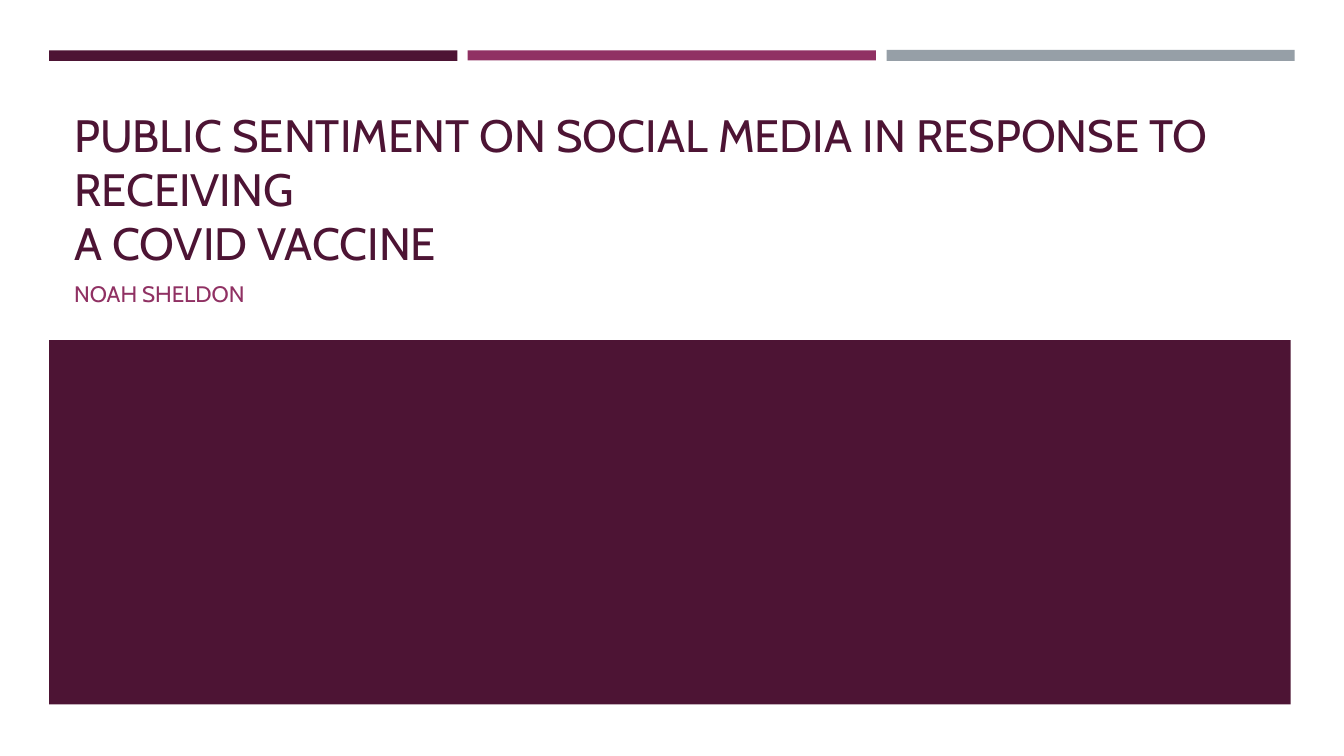
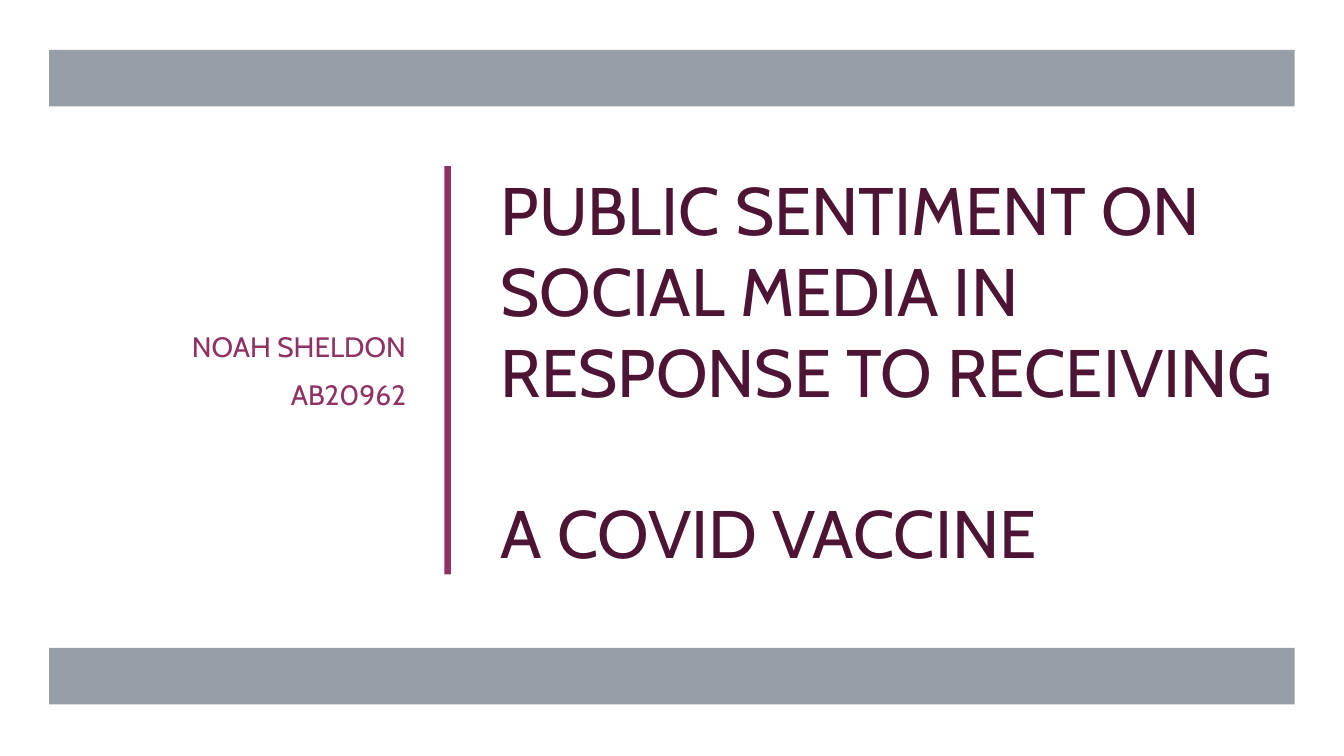
Before and after one commit to noah-sheldon/thesis_msc, a slide deck: slide 1 of Public Sentiment on Social Media-Noah.pptx. Drawn at 1344x756 pixels with LibreOffice and Linux fonts; fonts in the diff are those of the drawing. Boxes give left, top, right and bottom in pixels: in the first picture for what was removed or moved away, otherwise in the second. Text is boxed around its words. In the diff, an @@ line names an element or a change of style, - is before the commit and + after.

```diff
--- a/Public Sentiment on Social Media-Noah.pptx
+++ b/Public Sentiment on Social Media-Noah.pptx
@@ rectangle added at [0, 0, 1344, 756], fill #FFFFFF @@
@@ rectangle removed at [49, 50, 458, 60] @@
@@ rectangle added at [49, 50, 1296, 107], fill #969FA7 @@
@@ rectangle removed at [468, 50, 876, 60] @@
@@ rectangle removed at [886, 50, 1295, 62] @@
@@ subtitle "NOAH SHELDON": place and size @@
-subtitle "NOAH SHELDON" at [74, 286, 244, 303]
+subtitle "NOAH SHELDON" at [192, 337, 406, 406]
@@ subtitle "NOAH SHELDON" at [192, 337, 406, 406]: vertical alignment top to middle @@
@@ rectangle added at [445, 166, 451, 574], fill #903163 @@
@@ title "PUBLIC SENTIMENT ON SOCIAL MEDIA ...": place and size @@
-title "PUBLIC SENTIMENT ON SOCIAL MEDIA ..." at [74, 119, 1208, 261]
+title "PUBLIC SENTIMENT ON SOCIAL MEDIA ..." at [501, 187, 1273, 559]
@@ title "PUBLIC SENTIMENT ON SOCIAL MEDIA ..." at [501, 187, 1273, 559]: size 32.4 to 48 pt; vertical alignment bottom to middle @@
@@ rectangle removed at [49, 340, 1292, 704] @@
@@ subtitle at [192, 337, 406, 358]: size 16 to 20 pt in "NOAH SHELDON"; alignment left to right @@
@@ subtitle at [291, 385, 406, 406]: paragraph added @@
+AB20962
@@ rectangle added at [49, 648, 1296, 705], fill #969FA7 @@
```
Also in this commit, not shown: 4 other slides changed, 12 slides added, 1 slide removed.
